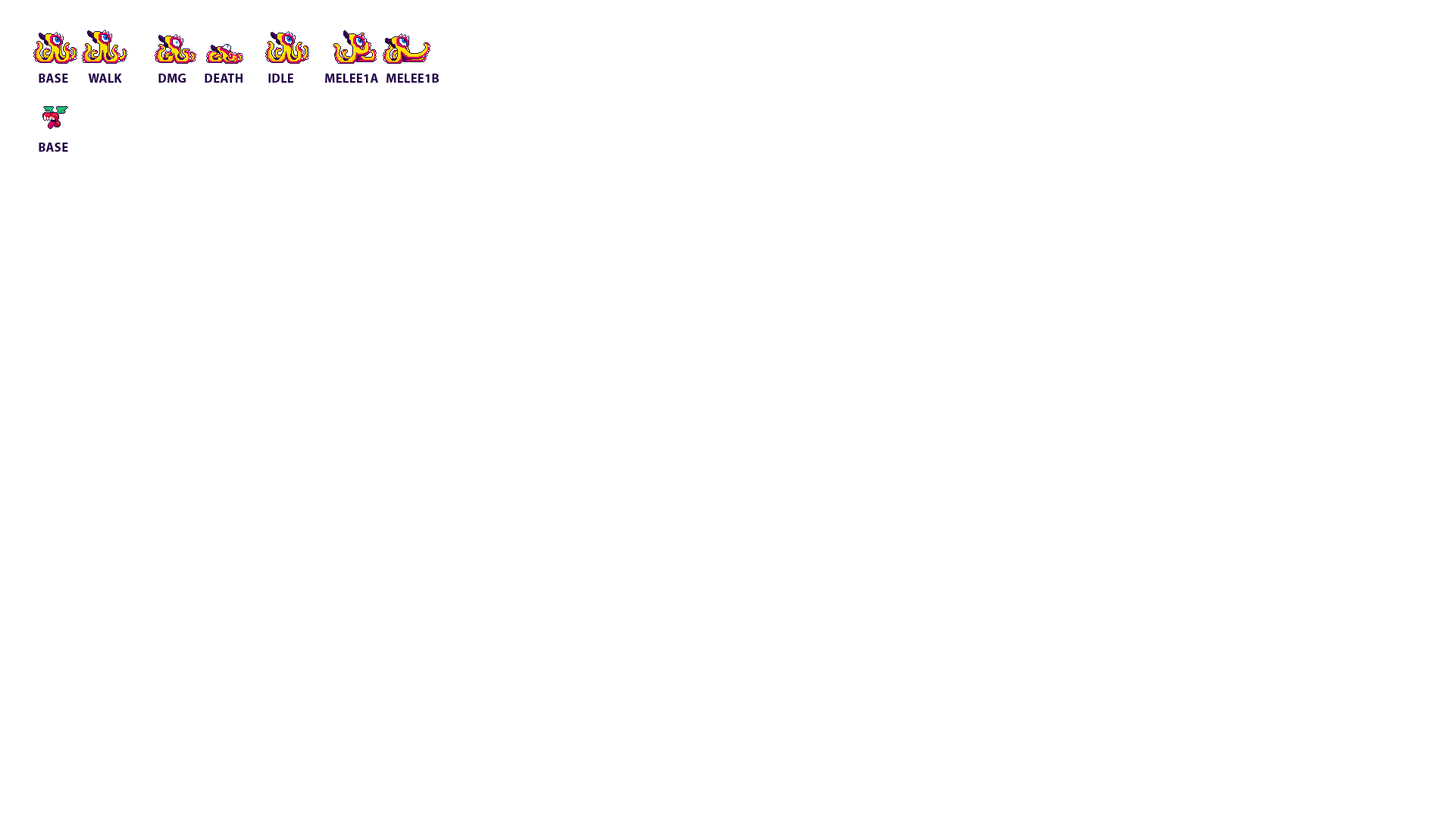
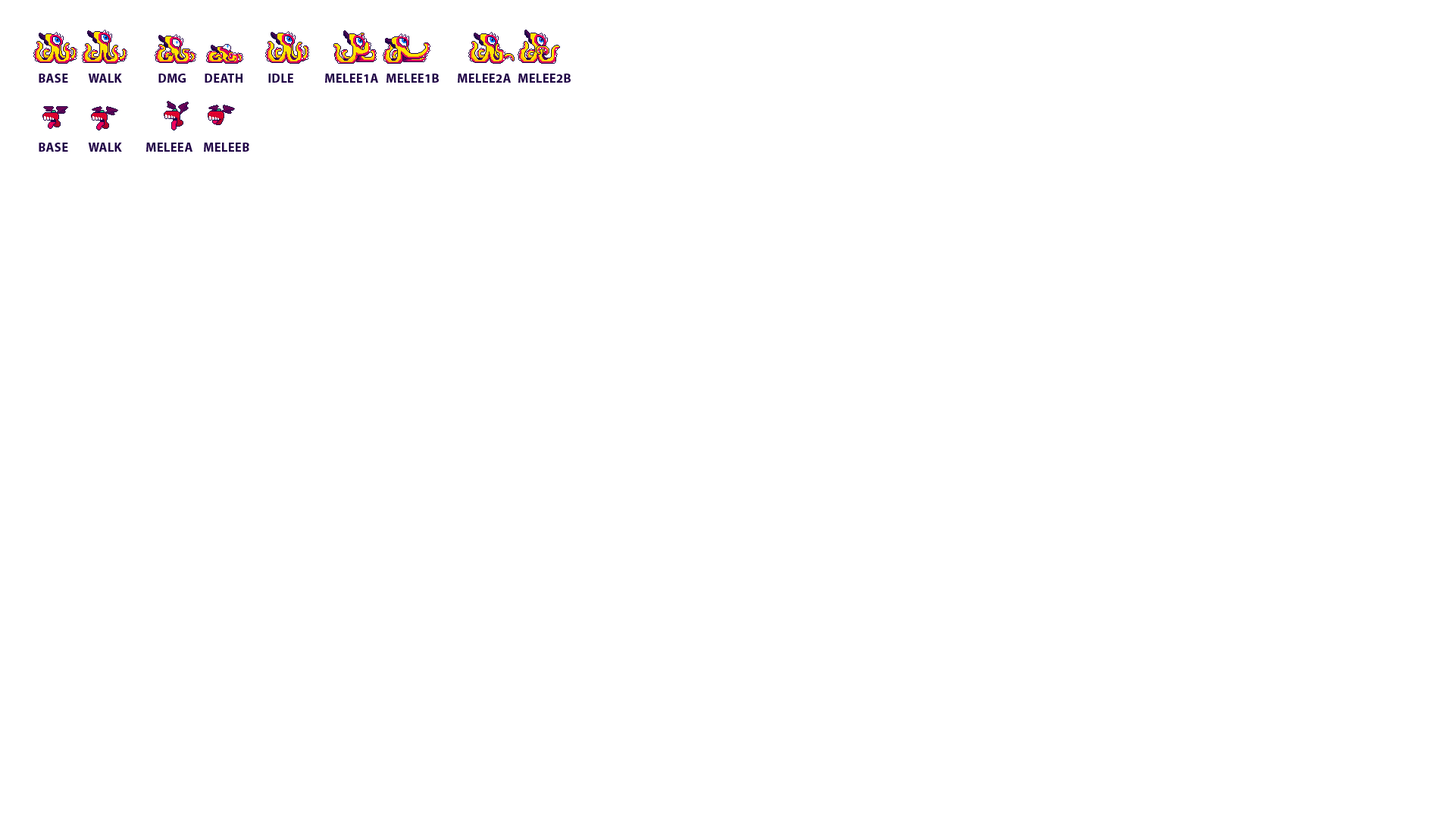
Layered file, before and after one edit (w=1455, h=819). Changes by layer:
renamed "Layer 10" to "Layer 13", painted on it over [42, 106, 119, 131]
added layer "Layer 14" in group "Artboard 1" over [163, 100, 235, 131]
added layer "meleeB" in group "Artboard 1" over [203, 142, 250, 152]
added layer "meleea" in group "Artboard 1" over [146, 142, 193, 152]
added layer "walk" in group "Artboard 1" over [87, 142, 123, 152]
added layer "Layer 11" in group "Artboard 1" over [468, 29, 561, 64]
added layer "melee2B" in group "Artboard 1" over [518, 73, 571, 83]
added layer "melee2A" in group "Artboard 1" over [457, 73, 511, 83]
